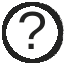
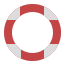
Before/after of a 64 x 64 layered artwork. What changed in the layer stack:
added layer "Layer #3" above "Layer #2" over (4, 4, 61, 61)
added layer "Layer #2" above "?" over (4, 4, 61, 61)
hid "?" over (19, 11, 46, 49)
hid "Layer" over (2, 2, 64, 63)
